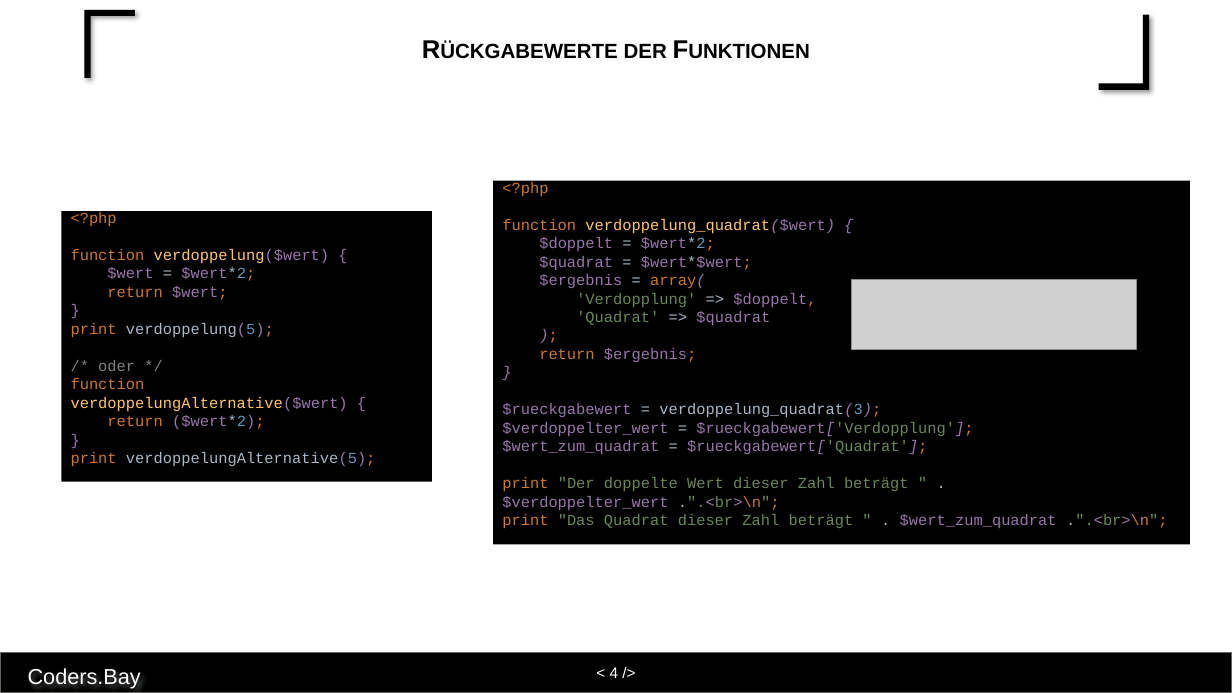
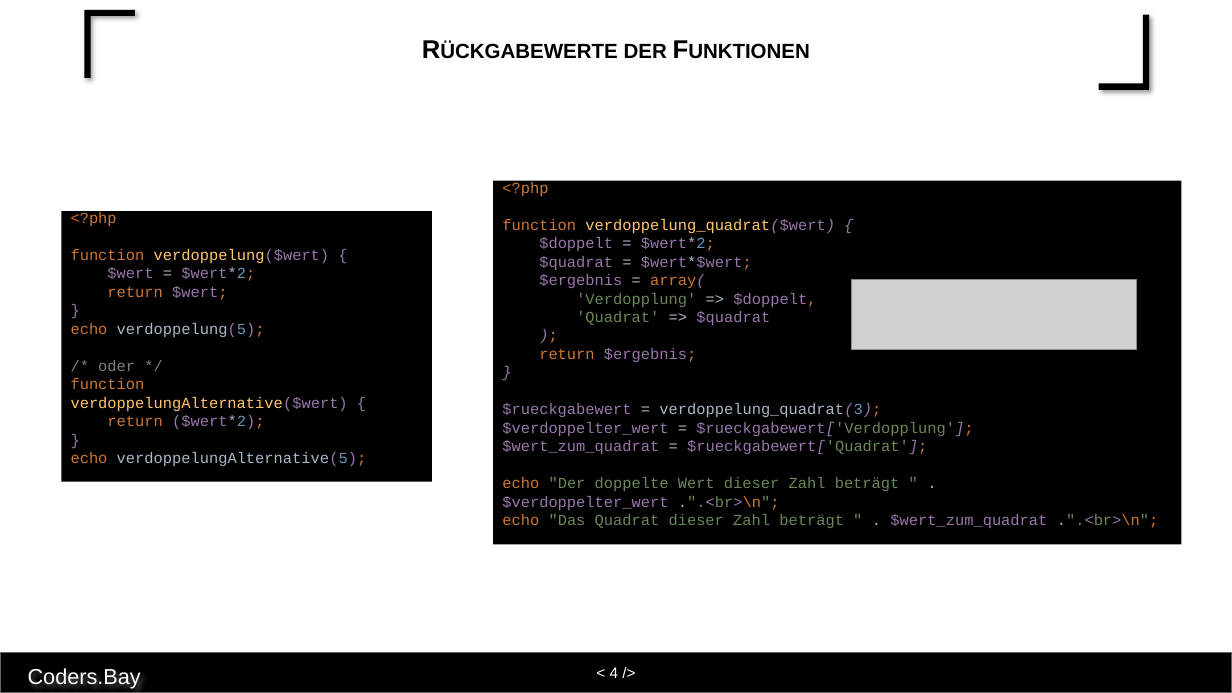
Before and after one commit to RebiRotti/abendkurs-2021, a slide deck: slide 4 of 2021-12-11/php-2.2 Funktionen.pptx. Drawn at 1232x693 pixels with LibreOffice and Linux fonts; fonts in the diff are those of the drawing; grey boxes stand for pictures. Boxes give left, top, right and bottom in pixels: in the first picture for what was removed or moved away, otherwise in the second. Text is boxed around its words. In the diff, an @@ line names an element or a change of style, - is before the commit and + after.

```diff
--- a/2021-12-11/php-2.2 Funktionen.pptx
+++ b/2021-12-11/php-2.2 Funktionen.pptx
@@ rectangle "<?php function verdoppelung_quadrat($wert) { $doppelt ...": place and size @@
-rectangle "<?php function verdoppelung_quadrat($wert) { $doppelt ..." at <box>494,180,1190,544</box>
+rectangle "<?php function verdoppelung_quadrat($wert) { $doppelt ..." at <box>494,180,1182,544</box>
@@ text in rectangle at <box>502,182,1159,528</box>: text changed @@
-<?php
-function verdoppelung_quadrat($wert) {
-$doppelt = $wert*2;
-$quadrat = $wert*$wert;
-$ergebnis = array(
-'Verdopplung' => $doppelt,
-'Quadrat' => $quadrat
-);
-return $ergebnis;
-}
-$rueckgabewert = verdoppelung_quadrat(3);
-$verdoppelter_wert = $rueckgabewert['Verdopplung'];
-$wert_zum_quadrat = $rueckgabewert['Quadrat'];
-print "Der doppelte Wert dieser Zahl beträgt " . $verdoppelter_wert .".<br>\n";
-print "Das Quadrat dieser Zahl beträgt " . $wert_zum_quadrat .".<br>\n";
+<?php
+function verdoppelung_quadrat($wert) {
+$doppelt = $wert*2;
+$quadrat = $wert*$wert;
+$ergebnis = array(
+'Verdopplung' => $doppelt,
+'Quadrat' => $quadrat
+);
+return $ergebnis;
+}
+$rueckgabewert = verdoppelung_quadrat(3);
+$verdoppelter_wert = $rueckgabewert['Verdopplung'];
+$wert_zum_quadrat = $rueckgabewert['Quadrat'];
+echo "Der doppelte Wert dieser Zahl beträgt " . $verdoppelter_wert .".<br>\n";
+echo "Das Quadrat dieser Zahl beträgt " . $wert_zum_quadrat .".<br>\n";
@@ text in rectangle at <box>71,212,367,466</box>: text changed @@
-<?php
-function verdoppelung($wert) {
-$wert = $wert*2;
-return $wert;
-}
-print verdoppelung(5);
-/* oder */
-function verdoppelungAlternative($wert) {
-return ($wert*2);
-}
-print verdoppelungAlternative(5);
+<?php
+function verdoppelung($wert) {
+$wert = $wert*2;
+return $wert;
+}
+echo verdoppelung(5);
+/* oder */
+function verdoppelungAlternative($wert) {
+return ($wert*2);
+}
+echo verdoppelungAlternative(5);
```
Also in this commit, not shown: 2 other slides changed, 1 other file.
